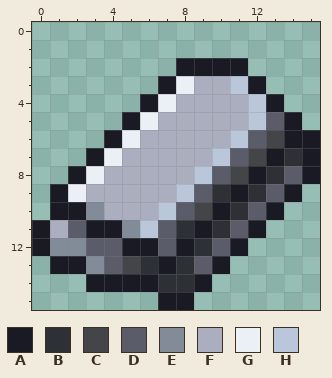
Two states of a pixel-art file, Seokbinggo_Client/Assets/Art/Items/iron_ingot.aseprite. This is how it looked before the edit.
16x16 pixels, 1 frame. Colours within 5 levels of each other are drawn and written as one.
Palette (. is transparent): A #1a1a24  B #2d3136  C #434549  D #5b5c69  E #828b98  F #abaebe  G #ebf0f6  H #bac7db
The result:
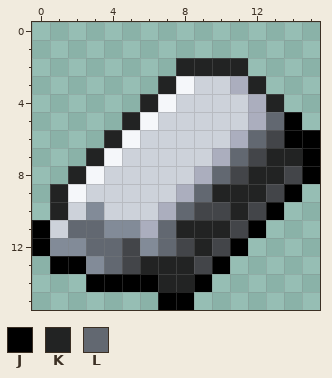
Colours new in this view: J #000000  K #222323  L #626871
Diff:
Colour F changes from #abaebe to #cdd2da.
Colour G changes from #ebf0f6 to #f5f7fa.
Colour H changes from #bac7db to #abaebe.
Colour C replaces colour A in row 10 at x 10; in row 12 at x 5 and 8.
Colour C replaces colour D in row 8 at x 14; in row 9 at x 13; in row 10 at x 12; in row 11 at x 11; in row 12 at x 10; in row 13 at x 9.
Colour E replaces colour A in row 11 at x 4; in row 12 at x 6.
Colour F replaces colour A in row 10 at x 2.
Colour J replaces colour A in row 5 at x 14; in row 6 at x 14 to 15; in rows 7 to 8 at x 15; in row 9 at x 14; in row 10 at x 13; in row 11 at x 0 and 12.
Colour J replaces colour A in row 12 at x 0 and 11; in row 13 at x 1 to 2 and 10; in row 14 at x 3 to 6 and 9; in row 15 at x 7 to 8.
Colour K replaces colour A in row 2 at x 8 to 11; in row 3 at x 7 and 12; in row 4 at x 6 and 13; in row 5 at x 5; in row 6 at x 4; in row 7 at x 3 and 13.
Colour K replaces colour A in row 8 at x 2 and 12; in row 9 at x 1 and 11; in row 10 at x 1; in row 11 at x 9; in row 13 at x 7.
Colour K replaces colour B in row 7 at x 14; in row 8 at x 13; in row 9 at x 10 and 12; in row 10 at x 11; in row 11 at x 8 and 10; in row 12 at x 9.
Colour K replaces colour B in row 13 at x 6 and 8; in row 14 at x 7 to 8.
Colour L replaces colour A in row 11 at x 3.
Colour L replaces colour D in row 5 at x 13; in row 6 at x 12; in row 7 at x 11; in row 8 at x 10; in row 9 at x 9; in row 10 at x 8.
Colour L replaces colour D in row 11 at x 2 and 7; in row 12 at x 3 to 4 and 7; in row 13 at x 4.
